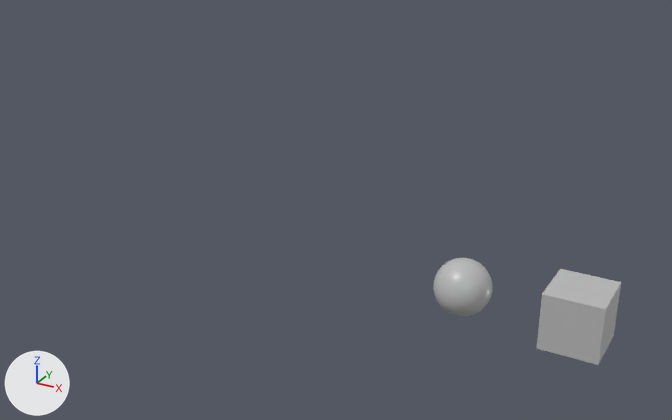
The glTF model scene.glb as it was, and as the next commit left it.
Rendered twice from a 50 mm lens placed at (2.89, -13.38, 7.6), pointed at (-4.7, 0.41, 0.71). Lighting does not change. The marker at lower left points along +X, +Y and +Z. The picture after the commit comes second.
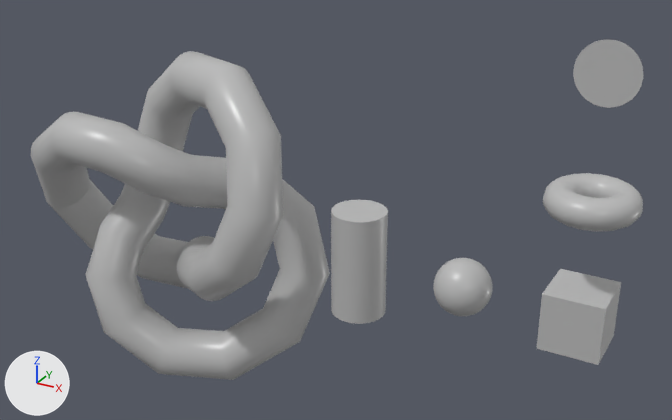
Boxes [x1, y1, x2, y2] around the edits, measured in the pictures (672 x 420 px):
```json
{"object": "torusKnot", "change": "added", "after": [31, 51, 330, 380]}
{"object": "cone", "change": "added", "after": [331, 200, 388, 324]}
{"object": "torus", "change": "added", "after": [543, 173, 643, 232]}
{"object": "disc", "change": "added", "after": [573, 39, 643, 108]}
```

Scene script edits in JSON lines:
```json
{"op": "add", "block": "me_mesh_5", "code": ["me_mesh_5 = bpy.data.meshes.new('Mesh_5')", "me_mesh_5.from_pydata(...)  # 1024 vertices, 2048 faces; spans x -3.5..2.86, y -1.5..1.5, z -3.24..3.24", "me_mesh_5.materials.append(mat_default_material)  # grey #bcbcbc"]}
{"op": "add", "block": "me_mesh_4", "code": ["me_mesh_4 = bpy.data.meshes.new('Mesh_4')", "me_mesh_4.from_pydata(...)  # 65 vertices, 64 faces; spans x -0.5..0.5, y 0.0, z -0.5..0.5", "me_mesh_4.materials.append(mat_default_material)  # grey #bcbcbc"]}
{"op": "add", "block": "me_mesh_3", "code": ["me_mesh_3 = bpy.data.meshes.new('Mesh_3')", "me_mesh_3.from_pydata(...)  # 52 vertices, 96 faces; spans x -0.5..0.5, y -0.5..0.5, z -1.0..1.0", "me_mesh_3.materials.append(mat_default_material)  # grey #bcbcbc"]}
{"op": "add", "block": "me_mesh_2", "code": ["me_mesh_2 = bpy.data.meshes.new('Mesh_2')", "me_mesh_2.from_pydata(...)  # 289 vertices, 578 faces; spans x -0.75..0.75, y -0.75..0.75, z -0.25..0.25", "me_mesh_2.materials.append(mat_default_material)  # grey #bcbcbc"]}
{"op": "add", "block": "ob_torusknot", "code": ["ob_torusknot = bpy.data.objects.new('torusKnot', me_mesh_5)", "ob_torusknot.location = (-8.0, 0.0, 0.0)"]}
{"op": "add", "block": "ob_disc", "code": ["ob_disc = bpy.data.objects.new('disc', me_mesh_4)", "ob_disc.location = (0.0, 0.0, 4.0)"]}
{"op": "add", "block": "ob_cone", "code": ["ob_cone = bpy.data.objects.new('cone', me_mesh_3)", "ob_cone.location = (-4.0, 0.0, 0.0)"]}
{"op": "add", "block": "ob_torus", "code": ["ob_torus = bpy.data.objects.new('torus', me_mesh_2)", "ob_torus.location = (0.0, 0.0, 2.0)"]}
```
